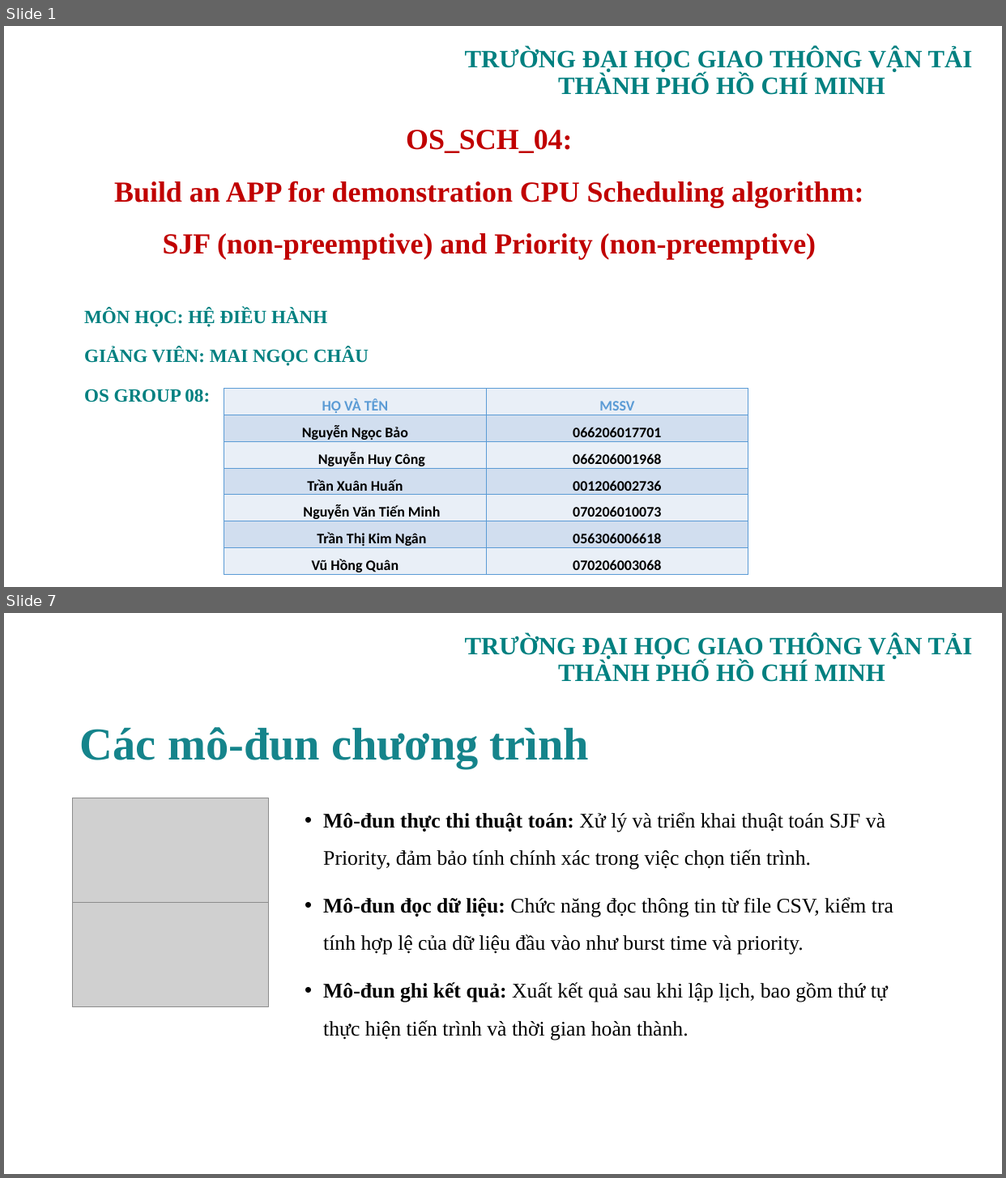
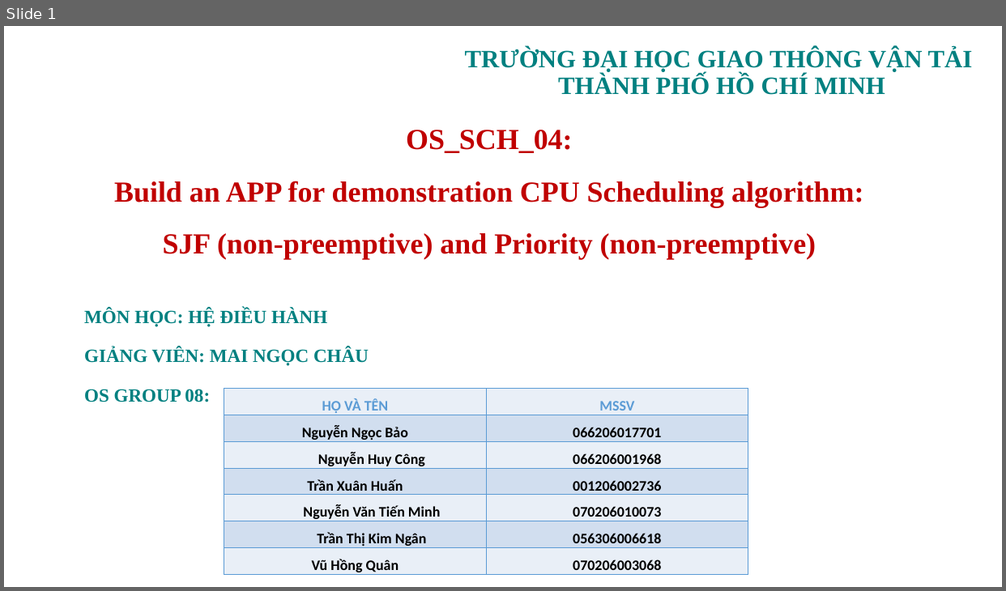
Before and after one commit to tkimngan040/OS_Group08_OS_SCH_04, a slide deck: PPTX/OS_SCH_04_GROUP08.pptx. Shown one above the other, each under a label of ours: slides 1 and 7 before the commit, slide 1 after it; the slides between them are not shown. The pictures are 1006x1178 and 1006x591 pixels, drawn with LibreOffice and Linux fonts; fonts in the diff are those of the drawing; grey boxes stand for pictures; background and template pictures are left out. Boxes give left, top, right and bottom in pixels: in the first picture for what was removed or moved away, otherwise in the second. Text is boxed around its words. In the diff, an @@ line names an element or a change of style, - is before the commit and + after.

```diff
--- a/PPTX/OS_SCH_04_GROUP08.pptx
+++ b/PPTX/OS_SCH_04_GROUP08.pptx
@@ slide 7 removed at box(4, 613, 1002, 1174), background picture (left out); not listed: 1 template element that a slide beside it also shows @@
@@ title removed at box(80, 727, 589, 769) @@
-Các mô-đun chương trình
@@ picture removed at box(73, 798, 268, 903) @@
@@ text removed at box(323, 812, 893, 1040) @@
-• Mô-đun thực thi thuật toán: Xử lý và triển khai thuật toán SJF và Priority, đảm bảo tính chính xác trong việc chọn tiến trình.
-• Mô-đun đọc dữ liệu: Chức năng đọc thông tin từ file CSV, kiểm tra tính hợp lệ của dữ liệu đầu vào như burst time và priority.
-• Mô-đun ghi kết quả: Xuất kết quả sau khi lập lịch, bao gồm thứ tự thực hiện tiến trình và thời gian hoàn thành.
@@ picture removed at box(73, 903, 268, 1007) @@
@@ page number removed at box(710, 1133, 934, 1163) @@
-7
```
Also in this commit, not shown: 1 slide changed, 12 slides added, 18 other slides removed.
